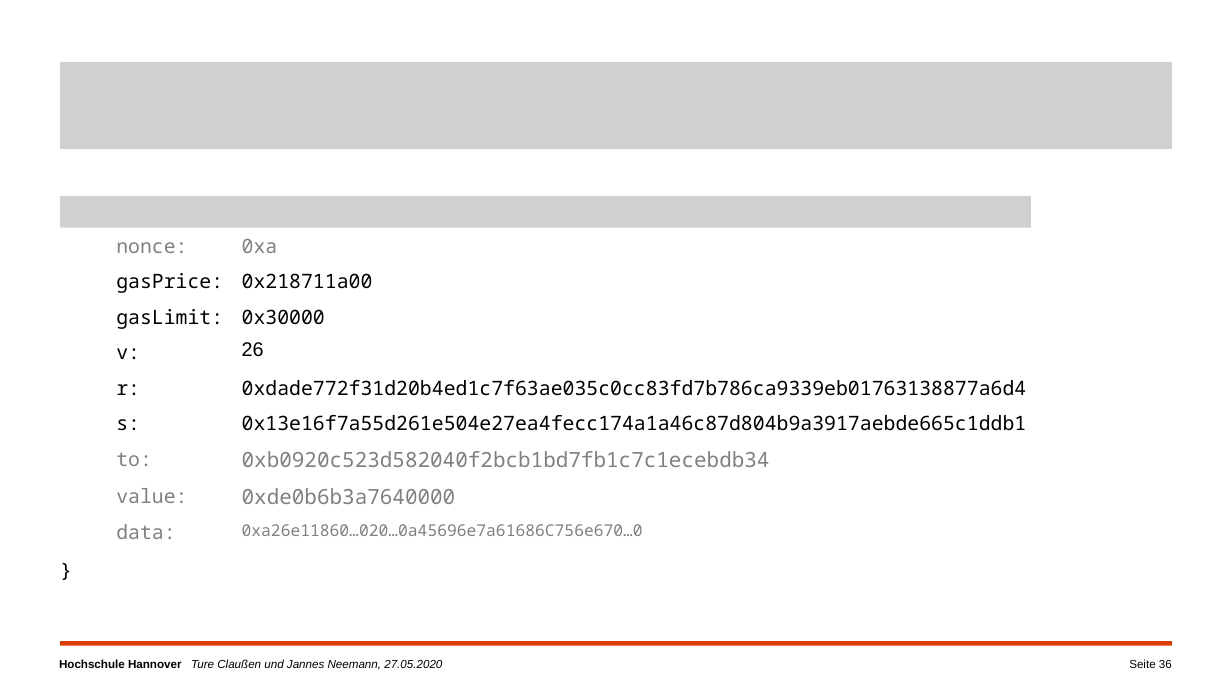
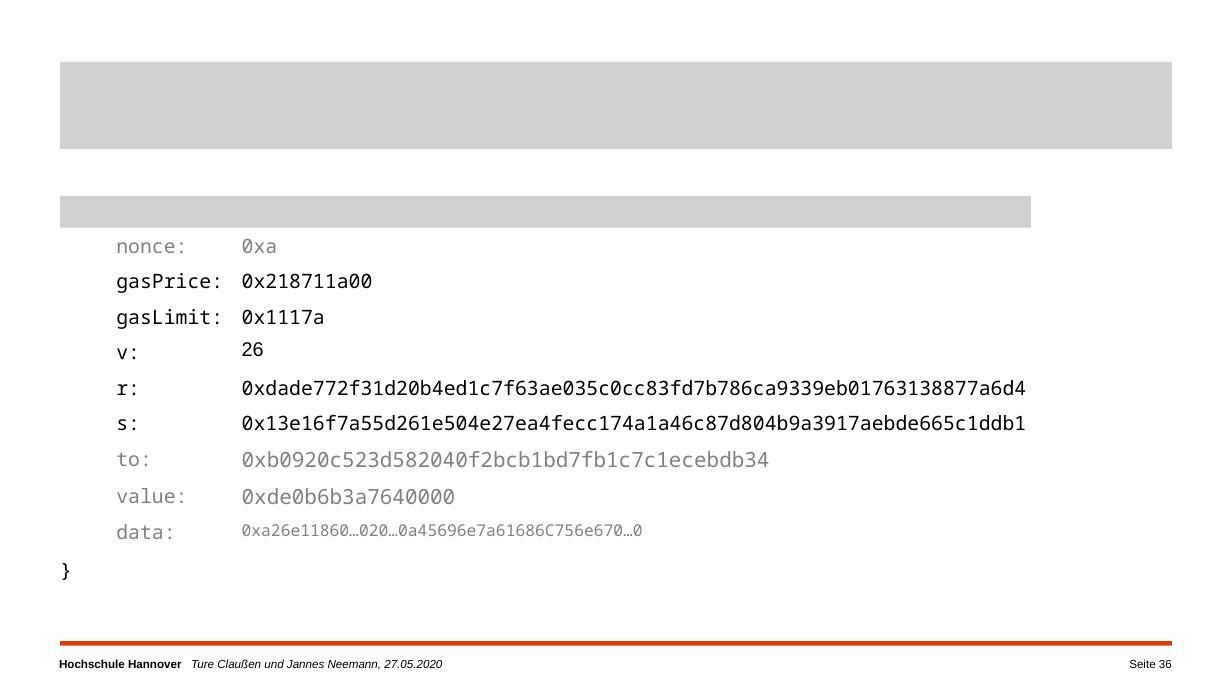
Before and after one commit to campfireman/SEM-ethereum-transactions, a slide deck: slide 36 of Ethereum_Präsentation_Jannes/Ethereum-Transaktionen.pptx. Drawn at 1232x693 pixels with LibreOffice and Linux fonts; fonts in the diff are those of the drawing; grey boxes stand for pictures; background and template pictures are left out. Boxes give left, top, right and bottom in pixels: in the first picture for what was removed or moved away, otherwise in the second. Text is boxed around its words. In the diff, an @@ line names an element or a change of style, - is before the commit and + after.

```diff
--- a/Ethereum_Präsentation_Jannes/Ethereum-Transaktionen.pptx
+++ b/Ethereum_Präsentation_Jannes/Ethereum-Transaktionen.pptx
@@ table at box(108, 228, 1131, 543) @@
-row 3, column 2: 0x30000
+row 3, column 2: 0x1117a
```
Also in this commit, not shown: 7 other slides changed, 1 other file.
